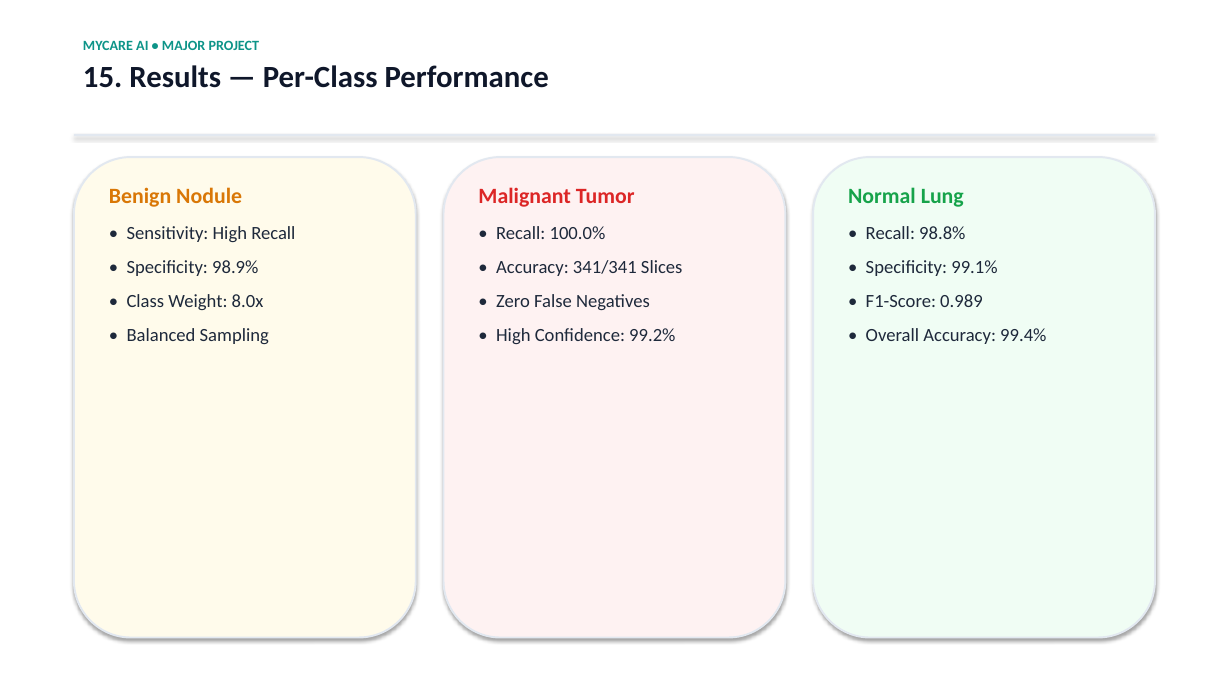
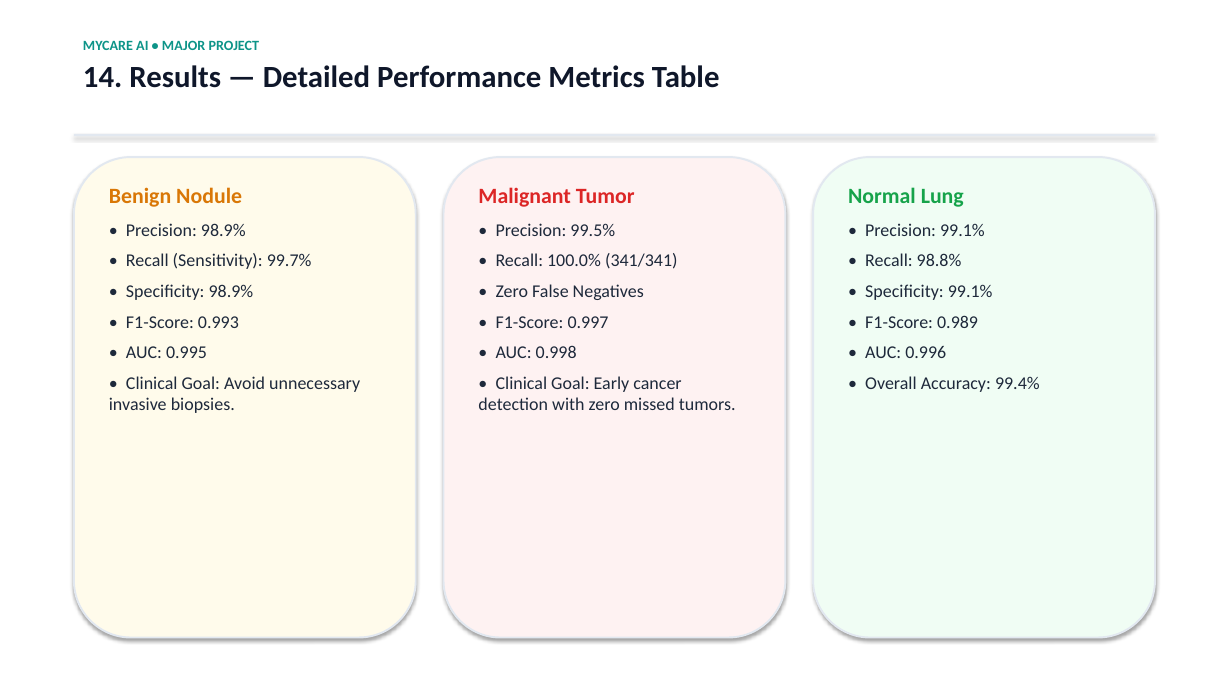
Before and after one commit to vinithram2/MyCare-Lung-Cancer-Detection, a slide deck: slide 15 of Project_Documents/MyCare_Lung_Cancer_Detection_Full.pptx (slide 16 before the commit). Drawn at 1232x693 pixels with LibreOffice and Linux fonts; fonts in the diff are those of the drawing. Boxes give left, top, right and bottom in pixels: in the first picture for what was removed or moved away, otherwise in the second. Text is boxed around its words. In the diff, an @@ line names an element or a change of style, - is before the commit and + after.

Commit message:
Add full experimental results: Confusion Matrix, ROC-AUC curves, and 15 Grad-CAM CT scan cases to PPT

```diff
--- a/Project_Documents/MyCare_Lung_Cancer_Detection_Full.pptx
+++ b/Project_Documents/MyCare_Lung_Cancer_Detection_Full.pptx
@@ text at (x1=83, y1=65, x2=720, y2=88): text changed @@
-15. Results — Per-Class Performance
+14. Results — Detailed Performance Metrics Table
@@ text at (x1=109, y1=187, x2=254, y2=300): size 14.5 to 14 pt in "• Specificity: 98.9%"; less space between paragraphs @@
@@ text at (x1=478, y1=187, x2=644, y2=300): size 14.5 to 14 pt in "• Zero False Negatives"; less space between paragraphs @@
@@ text at (x1=848, y1=187, x2=1040, y2=392): size 14.5 to 14 pt in "• Recall: 98.8%", "• Specificity: 99.1%", "• F1-Score: 0.989", "• Overall Accuracy: 99.4%"; less space between paragraphs @@
@@ text at (x1=126, y1=223, x2=312, y2=269): text changed; size 14.5 to 14 pt @@
-• Sensitivity: High Recall
+• Precision: 98.9%
+• Recall (Sensitivity): 99.7%
@@ text at (x1=496, y1=223, x2=678, y2=269): text changed; size 14.5 to 14 pt @@
-• Recall: 100.0%
-• Accuracy: 341/341 Slices
+• Precision: 99.5%
+• Recall: 100.0% (341/341)
@@ text at (x1=865, y1=223, x2=985, y2=236): paragraph added @@
+• Precision: 99.1%
@@ text at (x1=109, y1=316, x2=360, y2=413): text changed; size 14.5 to 14 pt @@
-• Class Weight: 8.0x
-• Balanced Sampling
+• F1-Score: 0.993
+• AUC: 0.995
+• Clinical Goal: Avoid unnecessary invasive biopsies.
@@ text at (x1=478, y1=316, x2=736, y2=410): text changed; size 14.5 to 14 pt @@
-• High Confidence: 99.2%
+• F1-Score: 0.997
+• AUC: 0.998
+• Clinical Goal: Early cancer detection with zero missed tumors.
@@ text at (x1=865, y1=346, x2=946, y2=358): paragraph added @@
+• AUC: 0.996
```
Also in this commit, not shown: 14 other slides changed, 11 slides added, 13 slides removed, 6 other files.
